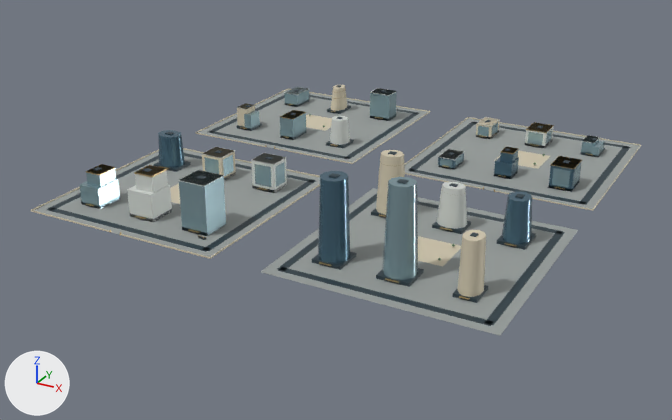
One commit to the glTF model web/public/assets/3d/ampliworld/GC-CITY-2030/GC-TILE-08-11.glb: the scene before it, then after it.
Rendered twice from a camera (50 mm lens) standing at (-1333.0, 2694.0, 579.0) and looking at (-2016.0, 3936.0, -42.0). Every picture has the same lights, and +X, +Y and +Z are marked at lower left. The first picture is the older version. Where no turn or scale is listed for an object, it has been applied to the vertices. Vertices at exactly the same position are counted once.

Names of what the first picture shows: 'GC-TILE-08-11-blue', 'GC-TILE-08-11-dark', 'GC-TILE-08-11-glass', 'GC-TILE-08-11-gold', 'GC-TILE-08-11-ivory', 'GC-TILE-08-11-paving', 'GC-TILE-08-11-white'.
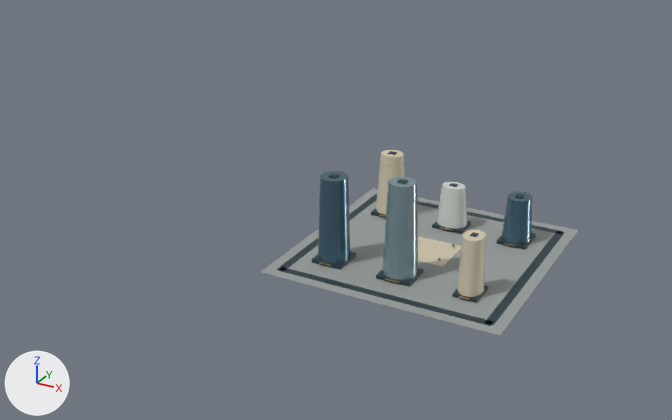
Patch to the scene script:
```diff
--- a/web/public/assets/3d/ampliworld/GC-CITY-2030/GC-TILE-08-11.glb.py
+++ b/web/public/assets/3d/ampliworld/GC-CITY-2030/GC-TILE-08-11.glb.py
@@ me_mesh_0 @@
-me_mesh_0.from_pydata(...)  # 32 vertices, 48 faces; spans x -2379.0..-1621.0, y 3621.0..4379.0, z 0.0
+me_mesh_0.from_pydata(...)  # 8 vertices, 12 faces; spans x -1959.0..-1621.0, y 3621.0..3959.0, z 0.0
+# me_mesh_0 part 1: the loose piece of 8 vertices spanning x -2379.0..-2041.0, y 4041.0..4379.0, z 0.0 is deleted
+# me_mesh_0 part 2: the loose piece of 8 vertices spanning x -1959.0..-1621.0, y 4041.0..4379.0, z 0.0 is deleted
+# me_mesh_0 part 3: the loose piece of 8 vertices spanning x -2379.0..-2041.0, y 3621.0..3959.0, z 0.0 is deleted
 me_mesh_0.materials.append(mat_paving)
@@ me_mesh_1 @@
-me_mesh_1.from_pydata(...)  # 520 vertices, 780 faces; spans x -2364.0..-1636.0, y 3636.0..4364.0, z 0.0..136.0
+me_mesh_1.from_pydata(...)  # 128 vertices, 192 faces; spans x -1944.0..-1636.0, y 3636.0..3944.0, z 0.0..136.0
+# me_mesh_1 part 4: 49 loose pieces with 392 vertices, spanning x -2364.0..-1636.0, y 3636.0..4364.0, z 0.0..80.0, are deleted
 me_mesh_1.materials.append(mat_dark)
@@ me_mesh_2 @@
-me_mesh_2.from_pydata(...)  # 242 vertices, 384 faces; spans x -2380.0..-1620.0, y 3620.0..4380.0, z 0.0..97.0
+me_mesh_2.from_pydata(...)  # 52 vertices, 92 faces; spans x -1912.0..-1674.0, y 3682.0..3903.0, z 0.0..97.0
+# me_mesh_2 part 5: 22 loose pieces with 190 vertices, spanning x -2380.0..-1620.0, y 3620.0..4380.0, z 0.0..49.0, are deleted
 me_mesh_2.materials.append(mat_ivory)
@@ me_mesh_5 @@
-me_mesh_5.from_pydata(...)  # 962 vertices, 1632 faces; spans x -2331.0..-1671.0, y 3620.0..4326.0, z 0.0..116.0
+me_mesh_5.from_pydata(...)  # 444 vertices, 792 faces; spans x -1911.0..-1672.0, y 3675.0..3905.0, z 4.0..116.0
+# me_mesh_5 part 6: 49 loose pieces with 518 vertices, spanning x -2331.0..-1671.0, y 3620.0..4326.0, z 0.0..71.0, are deleted
 me_mesh_5.materials.append(mat_gold)
@@ me_mesh_6 @@
-me_mesh_6.from_pydata(...)  # 414 vertices, 628 faces; spans x -2329.0..-1671.0, y 3678.0..4327.0, z 0.0..135.0
+me_mesh_6.from_pydata(...)  # 22 vertices, 40 faces; spans x -1813.0..-1767.0, y 3679.0..3725.0, z 5.0..135.0
+# me_mesh_6 part 13: 49 loose pieces with 392 vertices, spanning x -2329.0..-1671.0, y 3678.0..4327.0, z 0.0..79.0, are deleted
 me_mesh_6.materials.append(mat_glass)
@@ me_mesh_7 @@
-me_mesh_7.from_pydata(...)  # 148 vertices, 236 faces; spans x -2327.0..-1685.0, y 3678.0..4327.0, z 0.0..79.0
+me_mesh_7.from_pydata(...)  # 22 vertices, 40 faces; spans x -1812.0..-1768.0, y 3863.0..3901.0, z 5.0..65.0
+# me_mesh_7 part 7: 14 loose pieces with 126 vertices, spanning x -2327.0..-1685.0, y 3678.0..4327.0, z 0.0..79.0, are deleted
 me_mesh_7.materials.append(mat_white)
@@ me_mesh_8 @@
-me_mesh_8.from_pydata(...)  # 98 vertices, 168 faces; spans x -2333.0..-1670.0, y 3679.0..4146.0, z 0.0..123.0
+me_mesh_8.from_pydata(...)  # 44 vertices, 80 faces; spans x -1911.0..-1670.0, y 3679.0..3907.0, z 5.0..123.0
+# me_mesh_8 part 8: the loose piece of 22 vertices spanning x -2333.0..-2287.0, y 3862.0..3902.0, z 5.0..59.0 is deleted
+# me_mesh_8 part 9: the loose piece of 8 vertices spanning x -1905.0..-1875.0, y 4100.0..4144.0, z 0.0..19.0 is deleted
+# me_mesh_8 part 10: the loose piece of 8 vertices spanning x -1805.0..-1775.0, y 4104.0..4140.0, z 0.0..27.0 is deleted
+# me_mesh_8 part 11: the loose piece of 8 vertices spanning x -1798.0..-1777.0, y 4111.0..4137.0, z 27.0..44.0 is deleted
+# me_mesh_8 part 12: the loose piece of 8 vertices spanning x -1709.0..-1671.0, y 4098.0..4146.0, z 0.0..40.0 is deleted
 me_mesh_8.materials.append(mat_blue)
```

What differs and where, as boxes (x1, y1, x2, y2) in the pictures (672 x 420 px):
'GC-TILE-08-11-paving', reshaped (48% narrower, 40% shorter)
    before: (34, 89, 640, 336)
    after: (261, 188, 578, 336)
'GC-TILE-08-11-glass', reshaped (93% narrower, 46% shorter)
    before: (79, 87, 604, 280)
    after: (382, 177, 418, 280)
'GC-TILE-08-11-dark', reshaped (50% narrower, 27% shorter)
    before: (48, 85, 630, 326)
    after: (277, 151, 565, 326)
'GC-TILE-08-11-ivory', reshaped (82% narrower, 31% shorter)
    before: (31, 85, 641, 297)
    after: (376, 150, 486, 297)
'GC-TILE-08-11-blue', reshaped (49% narrower, 30% shorter)
    before: (158, 130, 582, 264)
    after: (318, 171, 532, 264)
'GC-TILE-08-11-white', reshaped (93% narrower, 66% shorter)
    before: (127, 87, 598, 229)
    after: (437, 182, 467, 229)
'GC-TILE-08-11-gold', reshaped (61% narrower, 35% shorter)
    before: (85, 89, 593, 300)
    after: (319, 163, 517, 300)
part 1 of me_mesh_0, deleted
    before: (197, 89, 428, 163)
part 2 of me_mesh_0, deleted
    before: (404, 118, 640, 209)
part 3 of me_mesh_0, deleted
    before: (34, 149, 320, 257)
part 4 of me_mesh_1, deleted
    before: (48, 85, 630, 252)
part 5 of me_mesh_2, deleted
    before: (31, 85, 641, 259)
part 6 of me_mesh_5, deleted
    before: (85, 89, 593, 240)
part 7 of me_mesh_7, deleted
    before: (127, 87, 598, 222)
part 8 of me_mesh_8, deleted (blue)
    before: (158, 130, 185, 167)
part 9 of me_mesh_8, deleted
    before: (438, 149, 464, 169)
part 10 of me_mesh_8, deleted
    before: (494, 157, 519, 179)
part 11 of me_mesh_8, deleted
    before: (500, 147, 518, 163)
part 12 of me_mesh_8, deleted
    before: (549, 157, 582, 192)
part 13 of me_mesh_6, deleted
    before: (79, 87, 604, 236)
